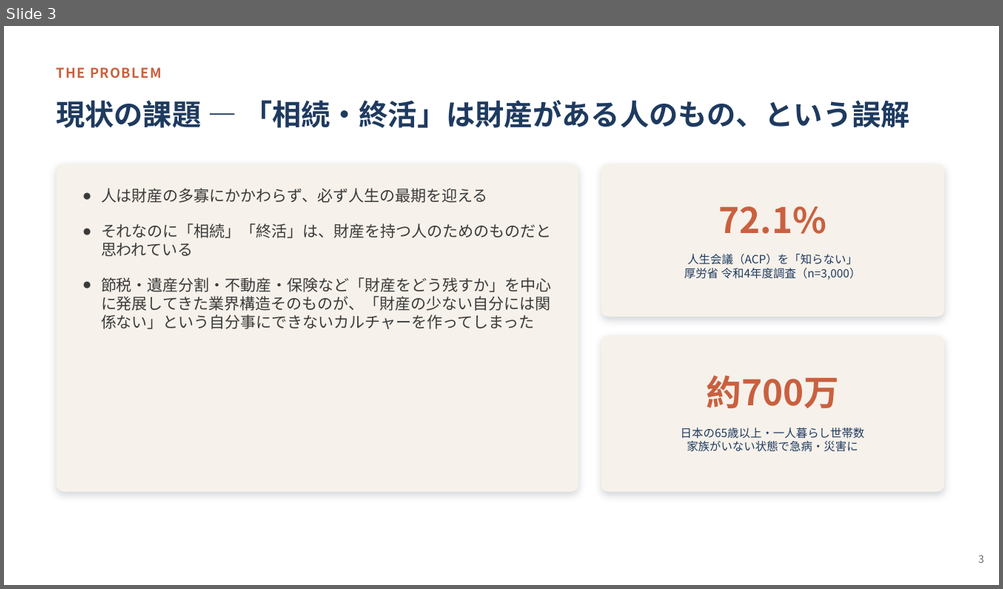
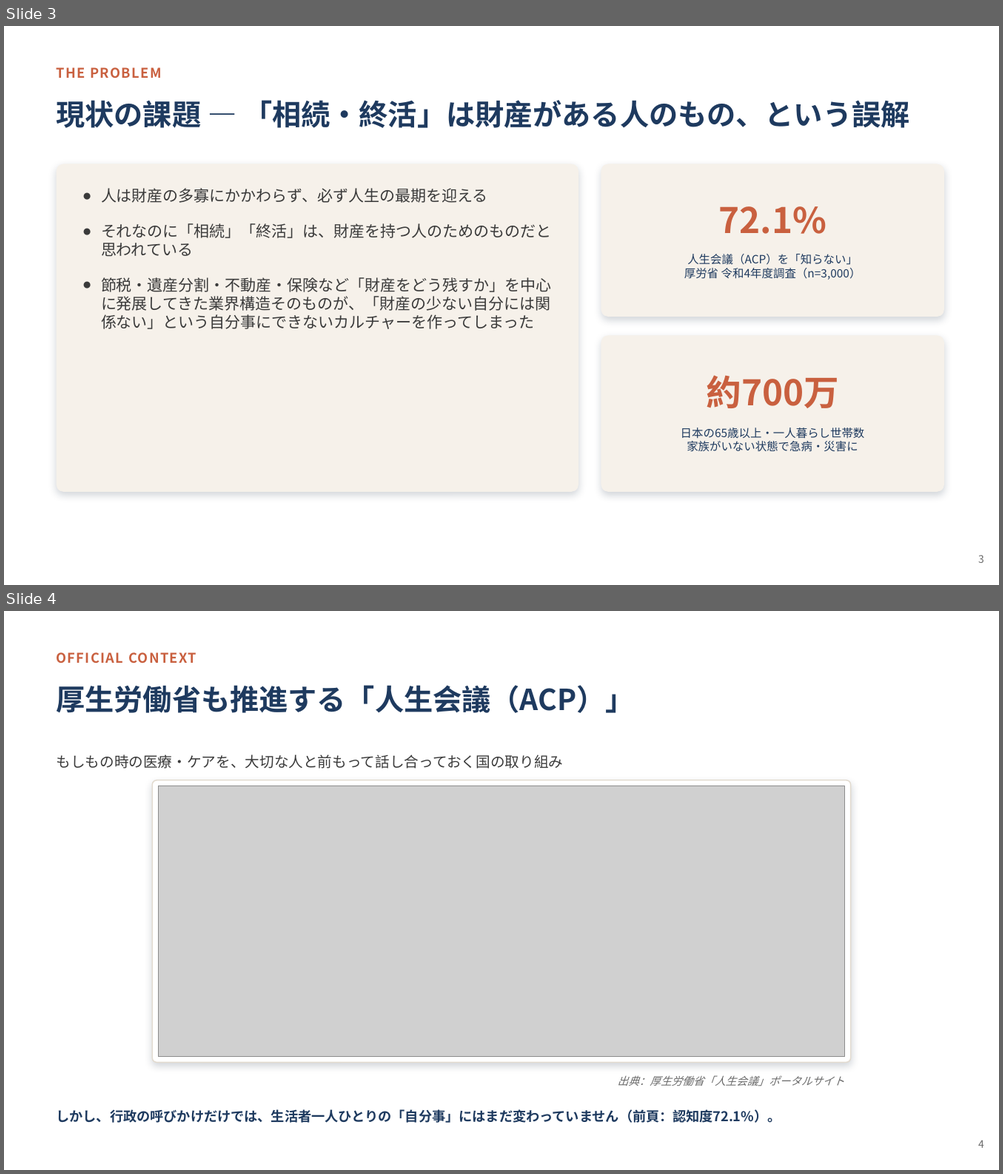
Before and after one commit to Megu124/tsunagusouzoku, a slide deck: manuscript/革新ビジネスアワード2026_プレゼン資料.pptx. Shown one above the other, each under a label of ours: slide 3 before the commit, slides 3 and 4 after it. The pictures are 1003x589 and 1003x1174 pixels, drawn with LibreOffice and Linux fonts; fonts in the diff are those of the drawing; grey boxes stand for pictures. Boxes give left, top, right and bottom in pixels: in the first picture for what was removed or moved away, otherwise in the second. Text is boxed around its words. In the diff, an @@ line names an element or a change of style, - is before the commit and + after.

```diff
--- a/manuscript/革新ビジネスアワード2026_プレゼン資料.pptx
+++ b/manuscript/革新ビジネスアワード2026_プレゼン資料.pptx
@@ slide 4 added at <box>4,611,999,1170</box>, background #FFFFFF @@
@@ text added at <box>57,652,196,664</box>, 13 pt, text #C9603F, bold @@
+OFFICIAL CONTEXT
@@ text added at <box>57,685,634,713</box>, 28 pt, text #1E3A5F, bold @@
+厚生労働省も推進する「人生会議（ACP）」
@@ text added at <box>57,755,563,769</box>, 14 pt, text #3A3A3A @@
+もしもの時の医療・ケアを、大切な人と前もって話し合っておく国の取り組み
@@ rounded rectangle added at <box>153,780,851,1063</box>, fill #FFFFFF, outline #E2DACE 1 pt @@
@@ picture added at <box>159,786,845,1057</box> @@
@@ text added at <box>617,1076,845,1086</box>, 10.5 pt, text #6B6B6B, italic @@
+出典：厚生労働省「人生会議」ポータルサイト
@@ text added at <box>57,1110,781,1123</box>, 13 pt, text #1E3A5F, bold @@
+しかし、行政の呼びかけだけでは、生活者一人ひとりの「自分事」にはまだ変わっていません（前頁：認知度72.1%）。
@@ text added at <box>978,1141,984,1148</box>, 10 pt, text #6B6B6B @@
+4
```
Also in this commit, not shown: 9 slides changed.
